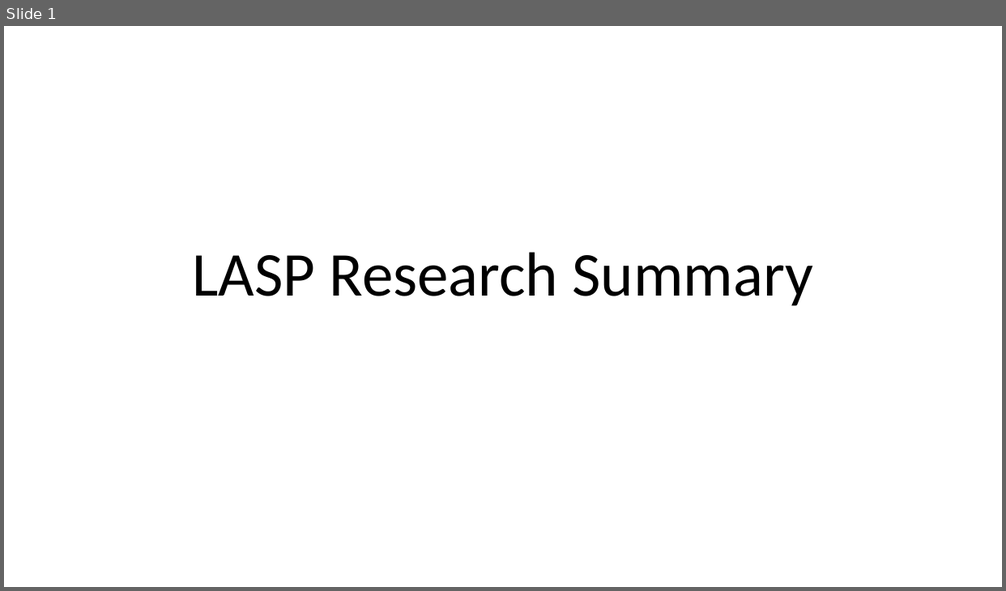
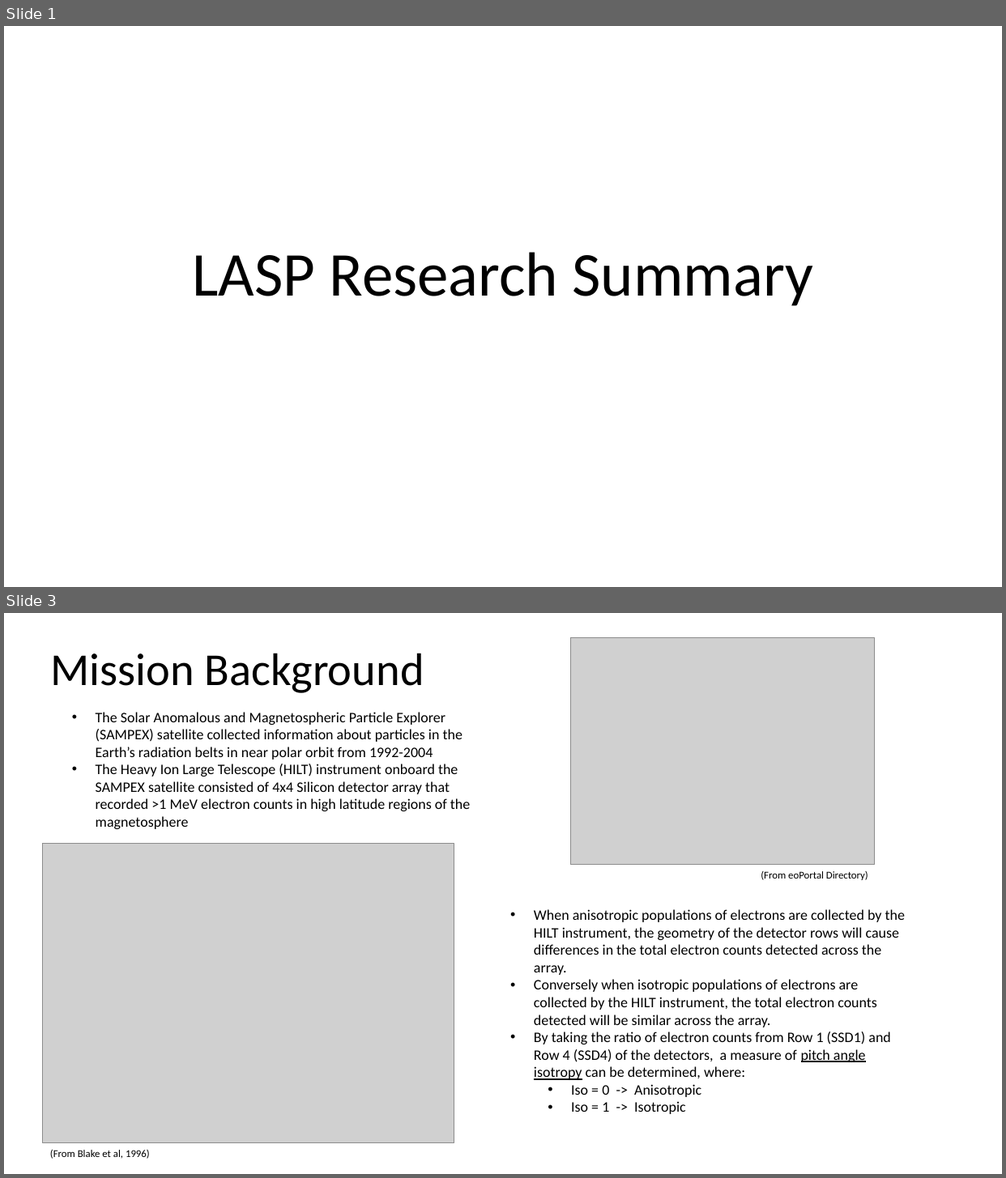
Before and after one commit to conradmr98/lasp-microburst-research, a slide deck: sampexlib/Concept Summaries/LASP Research Summary.pptx. Shown one above the other, each under a label of ours: slide 1 before the commit, slides 1 and 3 after it; the slides between them are not shown. The pictures are 1006x591 and 1006x1178 pixels, drawn with LibreOffice and Linux fonts; fonts in the diff are those of the drawing; grey boxes stand for pictures. Boxes give left, top, right and bottom in pixels: in the first picture for what was removed or moved away, otherwise in the second. Text is boxed around its words. In the diff, an @@ line names an element or a change of style, - is before the commit and + after.

```diff
--- a/sampexlib/Concept Summaries/LASP Research Summary.pptx
+++ b/sampexlib/Concept Summaries/LASP Research Summary.pptx
@@ slide 3 added at <box>4,613,1002,1174</box>, background #FFFFFF @@
@@ title added at <box>50,653,424,693</box>, 44 pt, text #000000 @@
+Mission Background
@@ picture added at <box>571,637,876,865</box> @@
@@ text added at <box>96,712,470,829</box>, 14 pt, text #000000 @@
+• The Solar Anomalous and Magnetospheric Particle Explorer (SAMPEX) satellite collected information about particles in the Earth’s radiation belts in near polar orbit from 1992-2004
+• The Heavy Ion Large Telescope (HILT) instrument onboard the SAMPEX satellite consisted of 4x4 Silicon detector array that recorded >1 MeV electron counts in high latitude regions of the magnetosphere
@@ picture added at <box>43,844,454,1143</box> @@
@@ text added at <box>761,871,868,880</box>, 10 pt, text #000000 @@
+(From eoPortal Directory)
@@ text added at <box>534,909,905,1114</box>, 14 pt, text #000000 @@
+• When anisotropic populations of electrons are collected by the HILT instrument, the geometry of the detector rows will cause differences in the total electron counts detected across the array.
+• Conversely when isotropic populations of electrons are collected by the HILT instrument, the total electron counts detected will be similar across the array.
+• By taking the ratio of electron counts from Row 1 (SSD1) and Row 4 (SSD4) of the detectors, a measure of pitch angle isotropy can be determined, where:
+  • Iso = 0 -> Anisotropic
+  • Iso = 1 -> Isotropic
@@ text added at <box>50,1149,150,1159</box>, 10 pt, text #000000 @@
+(From Blake et al, 1996)
```
Also in this commit, not shown: 2 slides changed, 2 other slides added, 7 other files.
